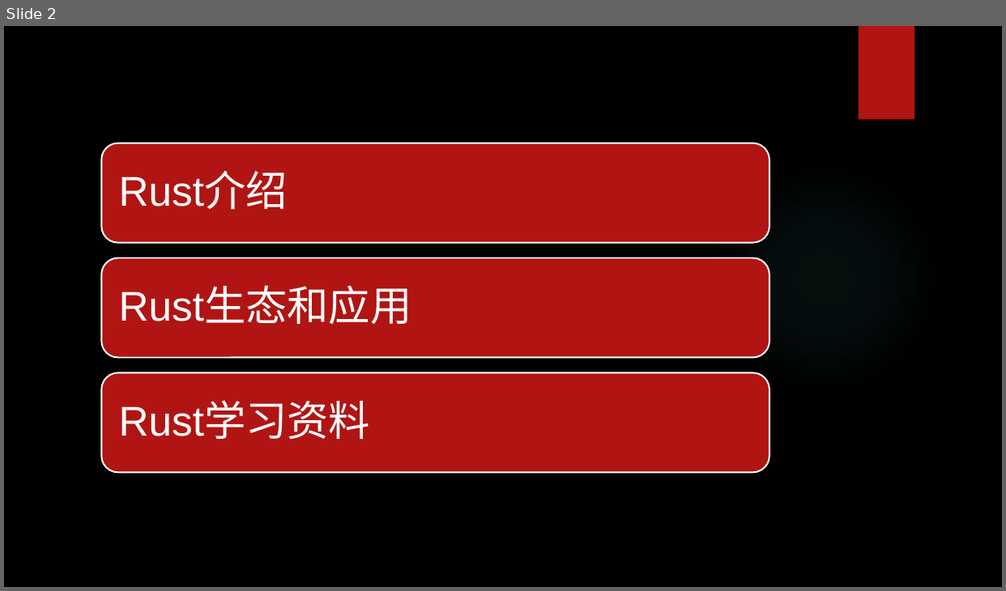
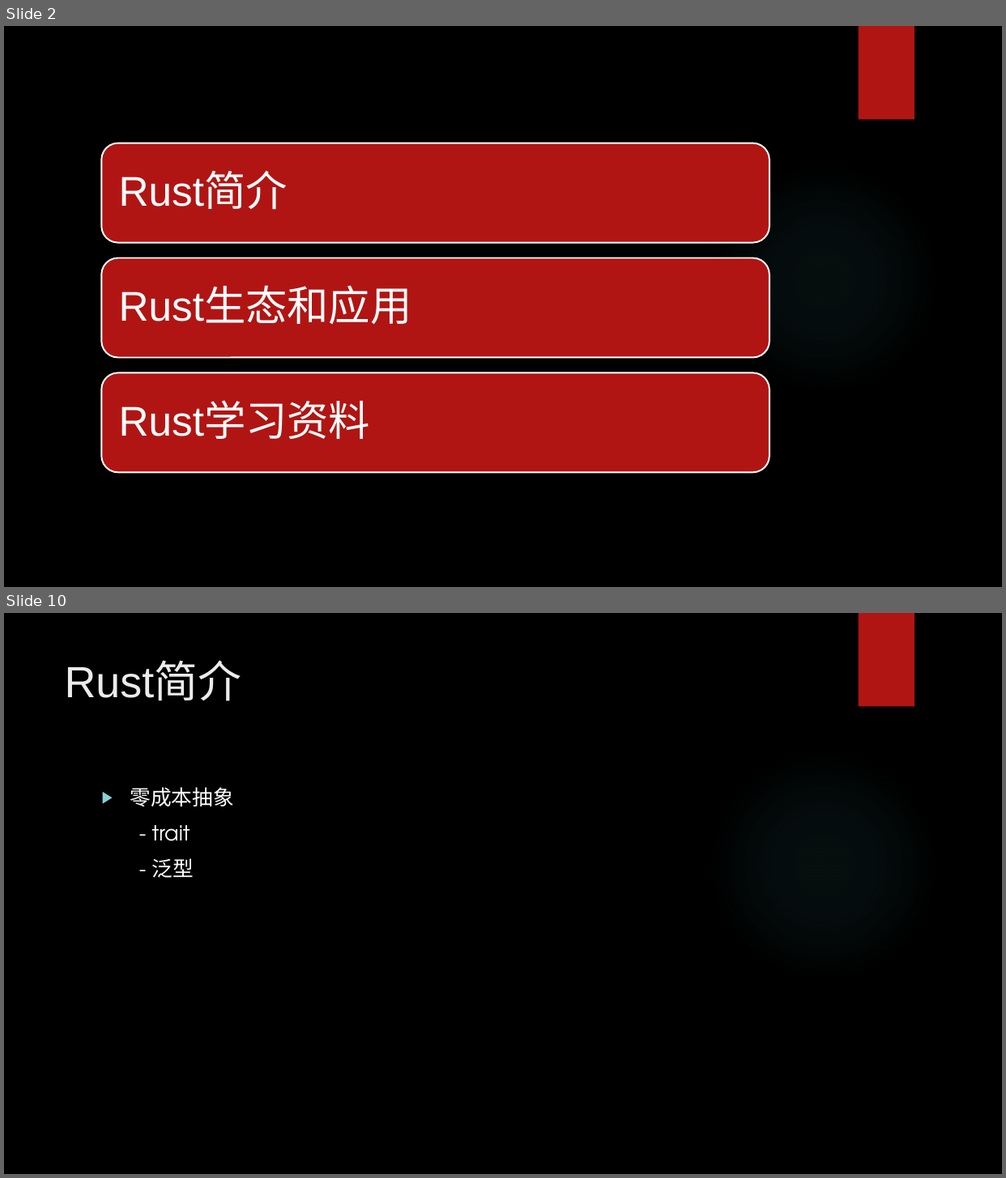
Before and after one commit to hengli-coder/rust_learning, a slide deck: Rust调研.pptx. Shown one above the other, each under a label of ours: slide 2 before the commit, slides 2 and 10 after it; the slides between them are not shown. The pictures are 1006x591 and 1006x1178 pixels, drawn with LibreOffice and Linux fonts; fonts in the diff are those of the drawing; background and template pictures are left out. Boxes give left, top, right and bottom in pixels: in the first picture for what was removed or moved away, otherwise in the second. Text is boxed around its words. In the diff, an @@ line names an element or a change of style, - is before the commit and + after.

```diff
--- a/Rust调研.pptx
+++ b/Rust调研.pptx
@@ slide 10 added at [4, 613, 1002, 1174], background picture (left out); not listed: 2 template elements that a slide beside it also shows @@
@@ title added at [65, 663, 242, 701], 42 pt, text #EBEBEB @@
+Rust简介
@@ text added at [130, 787, 233, 878], 20 pt, text #FFFFFF @@
+▶ 零成本抽象
+- trait
+- 泛型
@@ slide 2 changed as well @@
@@ text at [119, 173, 288, 210]: text changed @@
-Rust介绍
+Rust简介
```
Also in this commit, not shown: 1 other slide changed, 11 other slides added, 1 slide removed.
